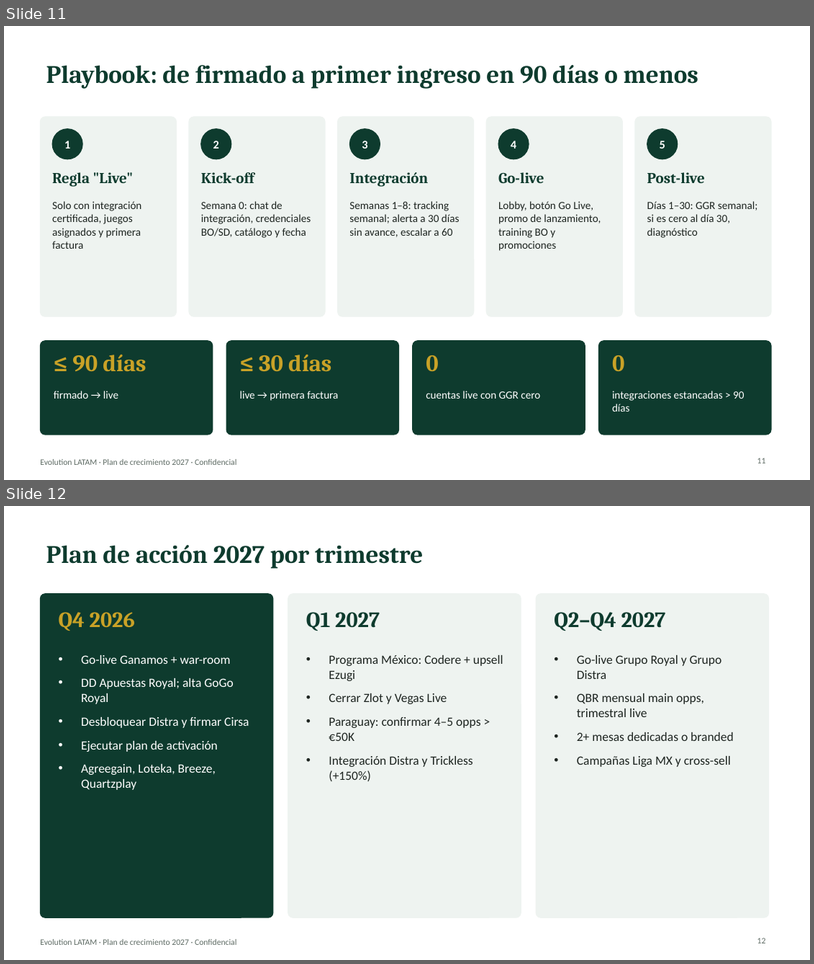
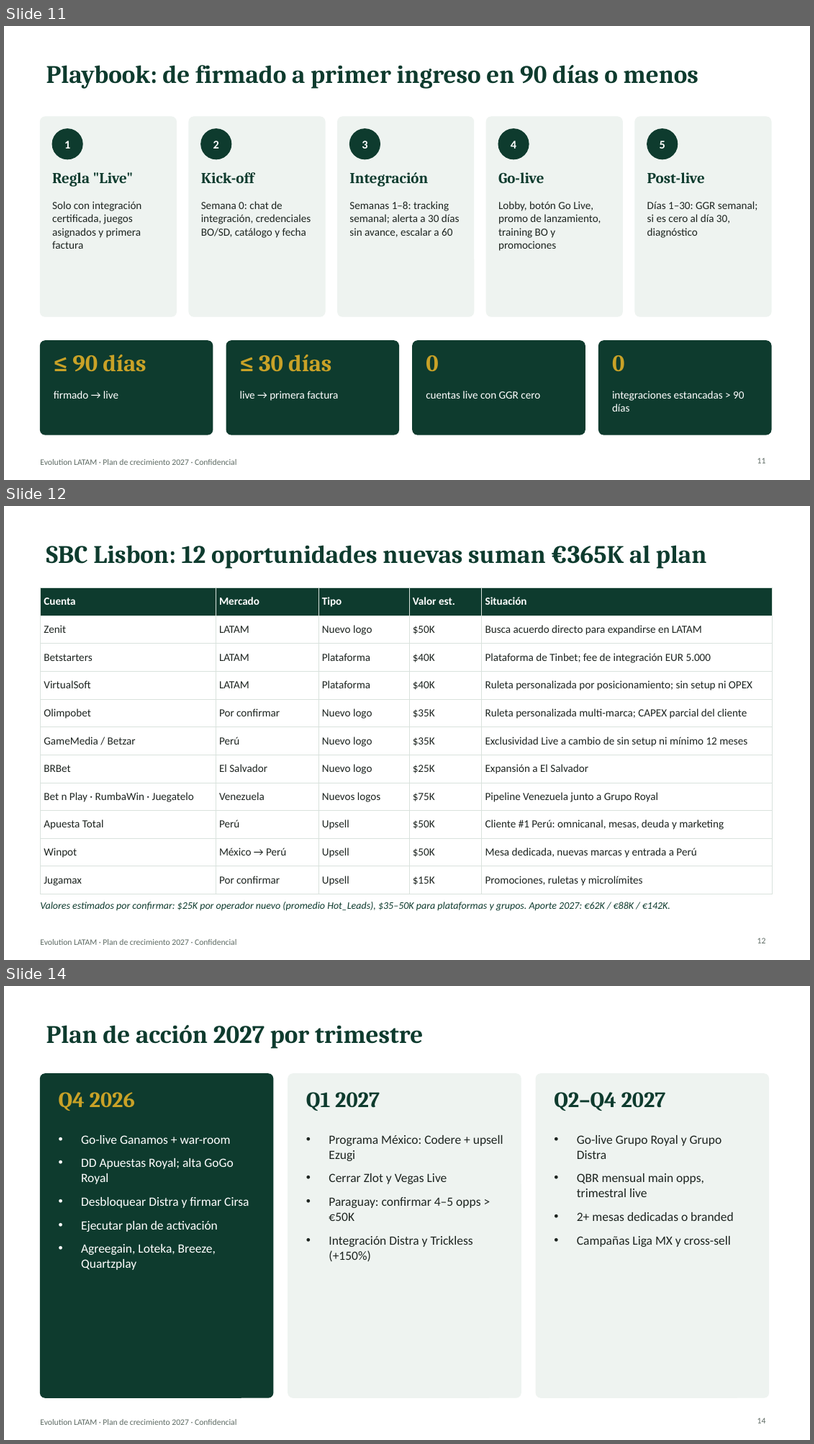
Before and after one commit to Merideck24/Figma, a slide deck: docs/Evolution_LATAM_Plan_Crecimiento_2027.pptx. Shown one above the other, each under a label of ours: slides 11 and 12 before the commit, slides 11, 12 and 14 after it; the slides between them are not shown. The pictures are 814x964 and 814x1444 pixels, drawn with LibreOffice and Linux fonts; fonts in the diff are those of the drawing. Boxes give left, top, right and bottom in pixels: in the first picture for what was removed or moved away, otherwise in the second. Text is boxed around its words. In the diff, an @@ line names an element or a change of style, - is before the commit and + after.

```diff
--- a/docs/Evolution_LATAM_Plan_Crecimiento_2027.pptx
+++ b/docs/Evolution_LATAM_Plan_Crecimiento_2027.pptx
@@ slide 12 added at box(4, 506, 810, 960), background #FFFFFF; not listed: 1 template element that a slide beside it also shows @@
@@ title added at box(46, 545, 707, 568), 30 pt, text #0E3B2E, bold @@
+SBC Lisbon: 12 oportunidades nuevas suman €365K al plan
@@ table added at box(40, 587, 772, 888), 11 rows, 5 columns @@
+Cuenta | Mercado | Tipo | Valor est. | Situación
+Zenit | LATAM | Nuevo logo | $50K | Busca acuerdo directo para expandirse en LATAM
+Betstarters | LATAM | Plataforma | $40K | Plataforma de Tinbet; fee de integración EUR 5.000
+VirtualSoft | LATAM | Plataforma | $40K | Ruleta personalizada por posicionamiento; sin setup ni OPEX
+Olimpobet | Por confirmar | Nuevo logo | $35K | Ruleta personalizada multi-marca; CAPEX parcial del cliente
+GameMedia / Betzar | Perú | Nuevo logo | $35K | Exclusividad Live a cambio de sin setup ni mínimo 12 meses
+BRBet | El Salvador | Nuevo logo | $25K | Expansión a El Salvador
+Bet n Play · RumbaWin · Juegatelo | Venezuela | Nuevos logos | $75K | Pipeline Venezuela junto a Grupo Royal
+Apuesta Total | Perú | Upsell | $50K | Cliente #1 Perú: omnicanal, mesas, deuda y marketing
+Winpot | México → Perú | Upsell | $50K | Mesa dedicada, nuevas marcas y entrada a Perú
+Jugamax | Por confirmar | Upsell | $15K | Promociones, ruletas y microlímites
@@ text added at box(40, 901, 671, 911), 12 pt, text #0E3B2E, italic @@
+Valores estimados por confirmar: $25K por operador nuevo (promedio Hot_Leads), $35–50K para plataformas y grupos. Aporte 2027: €62K / €88K / €142K.
@@ page number added at box(758, 937, 766, 943), 10 pt, text #5E6B64 @@
+12
@@ what was slide 12 is now slide 14 @@
@@ page number at box(758, 1417, 766, 1423): text changed @@
-12
+14
```
Also in this commit, not shown: 6 slides changed, 1 other slide added, 2 other files.
